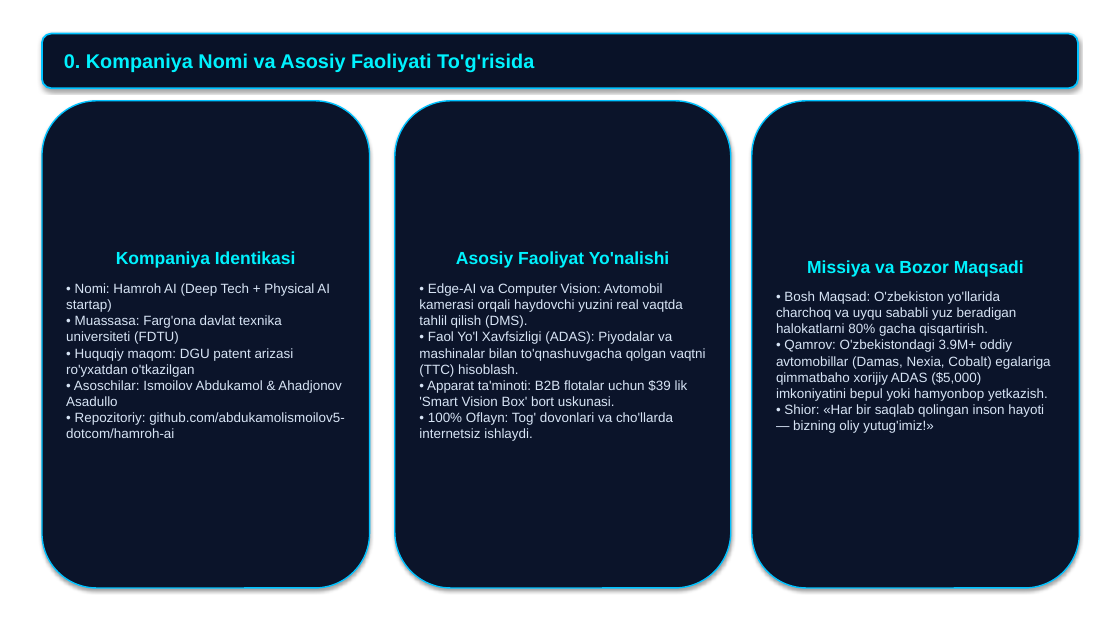
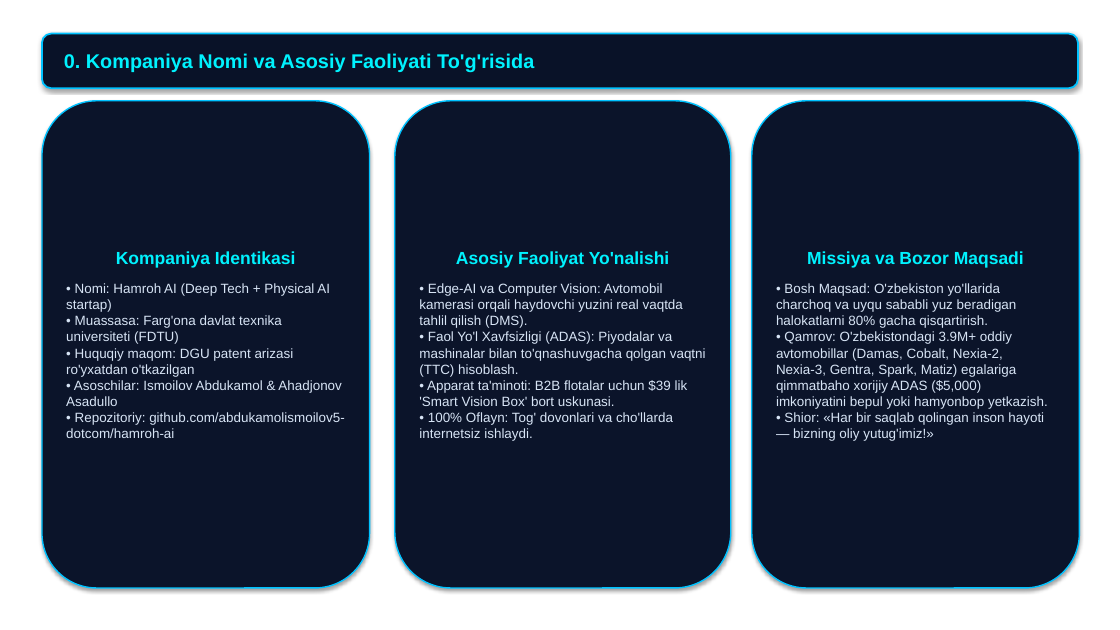
Before and after one commit to abdukamolismoilov5-dotcom/hamroh-ai, a slide deck: slide 2 of docs/presentations/1_HamrohAI_Canva_Shablon_Taqdimot_7000$.pptx. Drawn at 1120x630 pixels with LibreOffice and Linux fonts; fonts in the diff are those of the drawing; background and template pictures are left out. Boxes give left, top, right and bottom in pixels: in the first picture for what was removed or moved away, otherwise in the second. Text is boxed around its words. In the diff, an @@ line names an element or a change of style, - is before the commit and + after.

Commit message:
docs: separate vehicle models (Spark, Matiz, Nexia 2/3, Cobalt, Damas) in slides and 3-min pitch speech

```diff
--- a/docs/presentations/1_HamrohAI_Canva_Shablon_Taqdimot_7000$.pptx
+++ b/docs/presentations/1_HamrohAI_Canva_Shablon_Taqdimot_7000$.pptx
@@ text in rounded rectangle at (776, 283, 1048, 441): text changed @@
-• Bosh Maqsad: O'zbekiston yo'llarida charchoq va uyqu sababli yuz beradigan halokatlarni 80% gacha qisqartirish.
-• Qamrov: O'zbekistondagi 3.9M+ oddiy avtomobillar (Damas, Nexia, Cobalt) egalariga qimmatbaho xorijiy ADAS ($5,000) imkoniyatini bepul yoki hamyonbop yetkazish.
-• Shior: «Har bir saqlab qolingan inson hayoti — bizning oliy yutug'imiz!»
+• Bosh Maqsad: O'zbekiston yo'llarida charchoq va uyqu sababli yuz beradigan halokatlarni 80% gacha qisqartirish.
+• Qamrov: O'zbekistondagi 3.9M+ oddiy avtomobillar (Damas, Cobalt, Nexia-2, Nexia-3, Gentra, Spark, Matiz) egalariga qimmatbaho xorijiy ADAS ($5,000) imkoniyatini bepul yoki hamyonbop yetkazish.
+• Shior: «Har bir saqlab qolingan inson hayoti — bizning oliy yutug'imiz!»
```
Also in this commit, not shown: 4 other slides changed, 2 other files.
